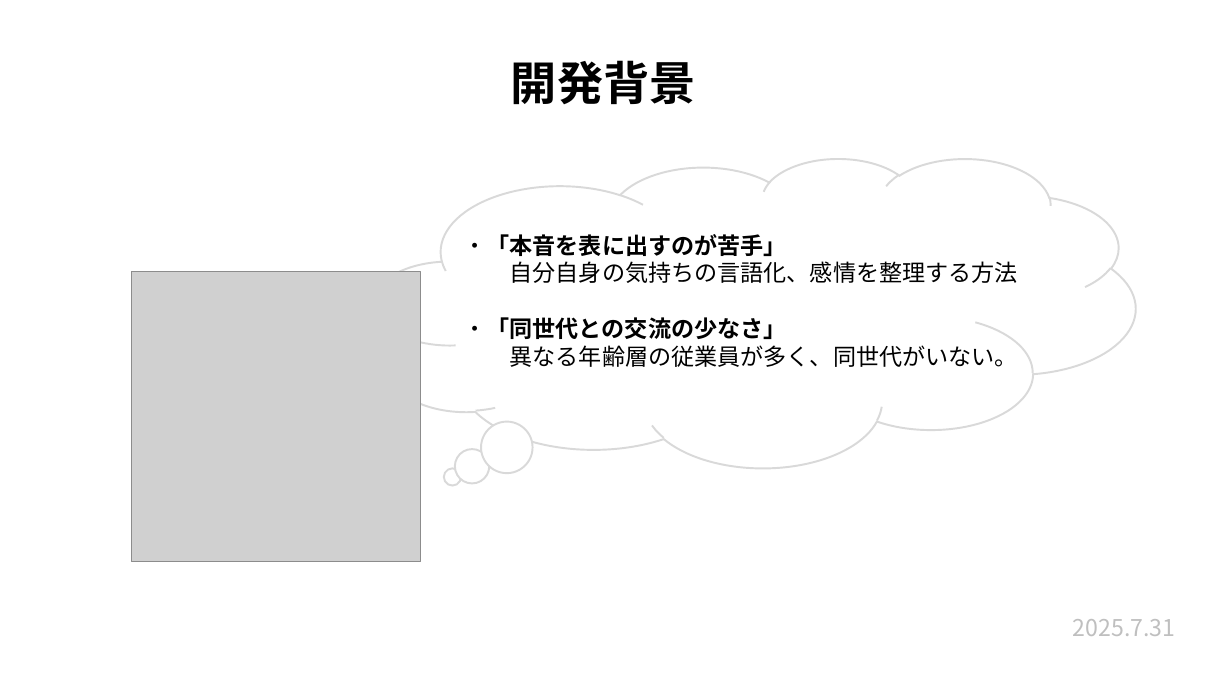
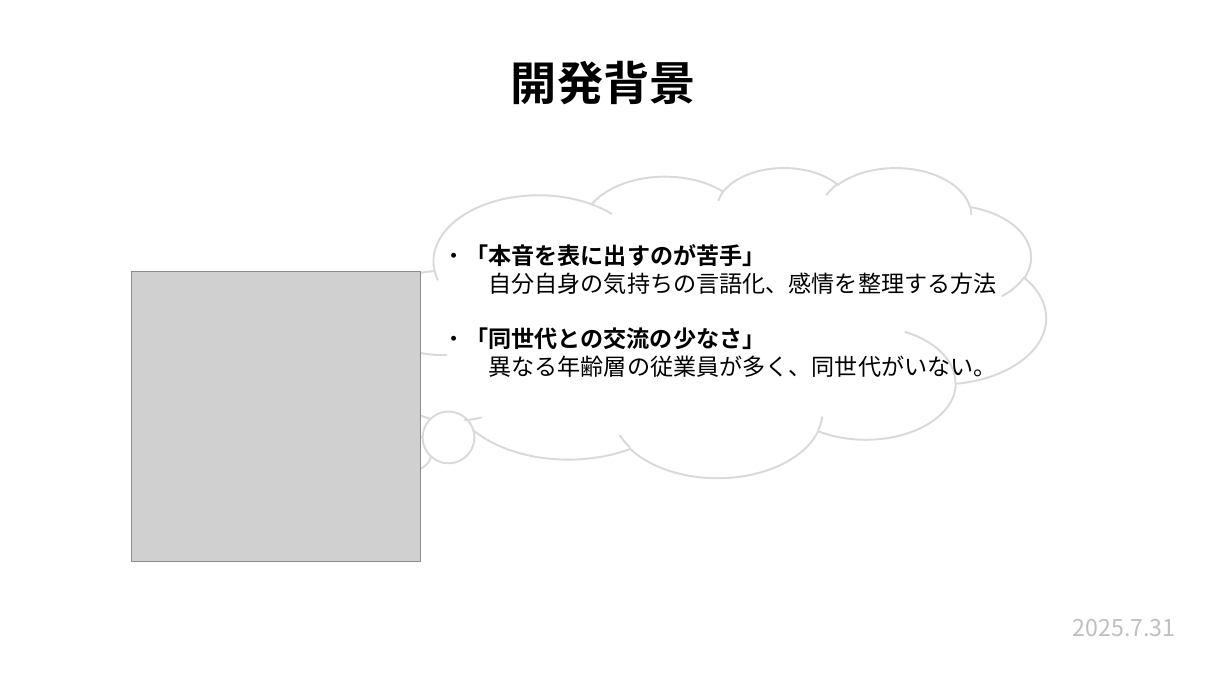
Before and after one commit to plusdojo2025/a2-7, a slide deck: slide 4 of 発表準備/7月成果発表会.pptx. Drawn at 1232x693 pixels with LibreOffice and Linux fonts; fonts in the diff are those of the drawing; grey boxes stand for pictures. Boxes give left, top, right and bottom in pixels: in the first picture for what was removed or moved away, otherwise in the second. Text is boxed around its words. In the diff, an @@ line names an element or a change of style, - is before the commit and + after.

```diff
--- a/発表準備/7月成果発表会.pptx
+++ b/発表準備/7月成果発表会.pptx
@@ thought cloud resized from (x1=373, y1=158, x2=1136, y2=468) to (x1=373, y1=167, x2=1046, y2=478) @@
@@ thought cloud at (x1=373, y1=167, x2=1046, y2=478): proportions changed @@
@@ text "・「本音を表に出すのが苦手」" moved from (x1=463, y1=234, x2=1018, y2=367) to (x1=442, y1=244, x2=996, y2=377) @@
```
Also in this commit, not shown: 1 other slide changed.
